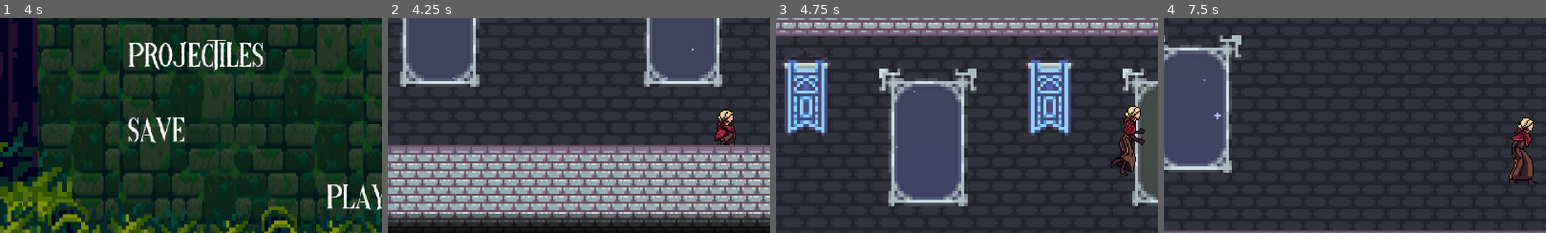
Above: before the commit, frames 1-4 (left to right).
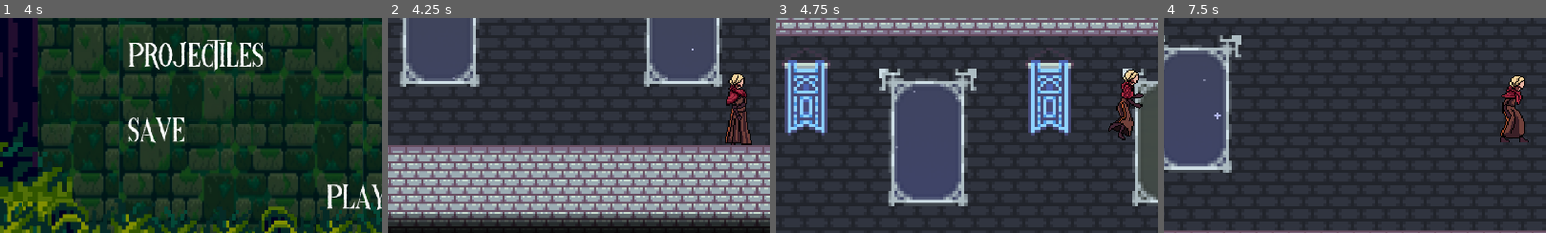
Above: after the commit, the same moments.

Repository: jnbaum/wraithlight
Game: Godot game, scene res://Levels/control.tscn
Same seed, same stepped clock (60 frames per second), same inputs: the game is played once before the commit and once after it.
Inputs:
- Up to frame 1 (4 s): click "Start" at 0.5 s; click "Start" at 1.25 s; click "Next" at 2 s; click "Next" at 2.75 s; click "Play" at 3.5 s
- Up to frame 2 (4.25 s): no input
- Up to frame 3 (4.75 s): hold D (move_right) from 4.28 s (still down); tap E (melee) at 4.35 s; tap Space (jump) at 4.52 s
- Up to frame 4 (7.5 s): tap Q (shoot) at 5.1, 6.6 s; tap Space (jump) at 5.27, 6.77 s; release D (move_right) at 5.78 s; hold A (move_left) 5.78-6.53 s; tap E (melee) at 5.85, 7.35 s; hold D (move_right) from 6.53 s (still down)
The pictures show only the part of the screen within x 5-55%, y 41-91%; the shares and areas given below are measured in that part.

Frame 1 is identical in both runs. In frame 2, 1.8% of the frame differs, in the area x 85-96%, y 25-60%; in frame 3, 2.1%; in frame 4, 2.2%, in the area x 88-98%, y 26-78%.

Commit message:
More cropping, maybe fixed?

Diff:
--- a/Player/player.tscn
+++ b/Player/player.tscn
@@ -1,21 +1,34 @@
-[gd_scene load_steps=54 format=3 uid="uid://bewrr126db1ko"]
+[gd_scene load_steps=52 format=3 uid="uid://bewrr126db1ko"]
 
 [ext_resource type="Script" uid="uid://djrcewambq7md" path="res://Player/player.gd" id="1_a1pft"]
 [ext_resource type="Texture2D" uid="uid://1a2sl4b0feu0" path="res://Player/hero-falling.png" id="2_lfplk"]
-[ext_resource type="Texture2D" uid="uid://b6irtmirwgryq" path="res://Player/Lightning Mage/Idle.png" id="3_fsxe4"]
-[ext_resource type="Texture2D" uid="uid://chuljlc0ud7bo" path="res://Player/Lightning Mage/Jump.png" id="4_en4dp"]
+[ext_resource type="Texture2D" uid="uid://bcseoodgypq3r" path="res://Player/NewMainCharacter/Idle/Idle1.png" id="3_hshwv"]
+[ext_resource type="Texture2D" uid="uid://b4uu8g5qpe4w8" path="res://Player/NewMainCharacter/Idle/Idle2.png" id="4_gpjlu"]
+[ext_resource type="Texture2D" uid="uid://5etwx1yvb0t1" path="res://Player/NewMainCharacter/Idle/Idle3.png" id="5_8mwp6"]
 [ext_resource type="Texture2D" uid="uid://cyxhc81awrk3d" path="res://Player/NewMainCharacter/Run/Run1.png" id="6_lfmf2"]
+[ext_resource type="Texture2D" uid="uid://b3fhc4gdywir1" path="res://Player/NewMainCharacter/Idle/Idle4.png" id="6_qemgg"]
 [ext_resource type="AudioStream" uid="uid://ca0eyo1iyl7mh" path="res://RunningShort.mp3" id="6_s2n5p"]
 [ext_resource type="Texture2D" uid="uid://bieixwiojndfk" path="res://Player/Lightning Mage/Attack_1.png" id="6_utbnx"]
+[ext_resource type="Texture2D" uid="uid://s5vqi1fe3nms" path="res://Player/NewMainCharacter/Idle/Idle5.png" id="7_8viyr"]
 [ext_resource type="Texture2D" uid="uid://bq6xp4xq62dxg" path="res://Player/Lightning Mage/Light_ball.png" id="7_od3ui"]
 [ext_resource type="Texture2D" uid="uid://i8603tv4nyjk" path="res://Player/NewMainCharacter/Run/Run2.png" id="7_pisgm"]
 [ext_resource type="Texture2D" uid="uid://bmtb6lwgpjrqk" path="res://Player/NewMainCharacter/Run/Run3.png" id="8_b1ygp"]
+[ext_resource type="Texture2D" uid="uid://deermle33b3i3" path="res://Player/NewMainCharacter/Idle/Idle6.png" id="8_sm0op"]
+[ext_resource type="Texture2D" uid="uid://behge02rje3m1" path="res://Player/NewMainCharacter/Idle/Idle7.png" id="9_76lrf"]
 [ext_resource type="Texture2D" uid="uid://1mpxlfkn85dc" path="res://Player/NewMainCharacter/Run/Run4.png" id="9_o28un"]
+[ext_resource type="Texture2D" uid="uid://bgwxqk5jt6jyx" path="res://Player/NewMainCharacter/Jump/Jump1.png" id="10_efx54"]
 [ext_resource type="Texture2D" uid="uid://cgjqoyc0ktjrg" path="res://Player/NewMainCharacter/Run/Run5.png" id="10_n471f"]
 [ext_resource type="Texture2D" uid="uid://bbrfwwggru242" path="res://Player/NewMainCharacter/Run/Run6.png" id="11_7emwf"]
+[ext_resource type="Texture2D" uid="uid://baujychek1v68" path="res://Player/NewMainCharacter/Jump/Jump2.png" id="11_755ss"]
+[ext_resource type="Texture2D" uid="uid://pe4gufee43e8" path="res://Player/NewMainCharacter/Jump/Jump3.png" id="12_bbimk"]
 [ext_resource type="Texture2D" uid="uid://b3pymt3toir43" path="res://Player/NewMainCharacter/Run/Run7.png" id="12_hshwv"]
 [ext_resource type="Texture2D" uid="uid://cysrm7j7eota1" path="res://Player/NewMainCharacter/Run/Run8.png" id="13_gpjlu"]
+[ext_resource type="Texture2D" uid="uid://bukhkecm2fybi" path="res://Player/NewMainCharacter/Jump/Jump4.png" id="13_m0h3t"]
 [ext_resource type="Texture2D" uid="uid://ytcyky30lthe" path="res://Player/NewMainCharacter/Run/Run9.png" id="14_8mwp6"]
+[ext_resource type="Texture2D" uid="uid://br818y8klqp7" path="res://Player/NewMainCharacter/Jump/Jump5.png" id="14_i4o1l"]
+[ext_resource type="Texture2D" uid="uid://l5bghyvi0rsx" path="res://Player/NewMainCharacter/Jump/Jump6.png" id="15_j2n6q"]
+[ext_resource type="Texture2D" uid="uid://byw10lhnvhpfo" path="res://Player/NewMainCharacter/Jump/Jump7.png" id="16_c6x0f"]
+[ext_resource type="Texture2D" uid="uid://cgyvd7m77ynj" path="res://Player/NewMainCharacter/Jump/Jump8.png" id="17_jp1hh"]
 
 [sub_resource type="AtlasTexture" id="AtlasTexture_lhcyu"]
 atlas = ExtResource("2_lfplk")
@@ -25,66 +38,6 @@
 atlas = ExtResource("2_lfplk")
 region = Rect2(160, 0, 160, 90)
 
-[sub_resource type="AtlasTexture" id="AtlasTexture_w028e"]
-atlas = ExtResource("3_fsxe4")
-region = Rect2(0, 0, 127, 128)
-
-[sub_resource type="AtlasTexture" id="AtlasTexture_5hhcy"]
-atlas = ExtResource("3_fsxe4")
-region = Rect2(127, 0, 127, 128)
-
-[sub_resource type="AtlasTexture" id="AtlasTexture_xwawo"]
-atlas = ExtResource("3_fsxe4")
-region = Rect2(254, 0, 127, 128)
-
-[sub_resource type="AtlasTexture" id="AtlasTexture_s5jce"]
-atlas = ExtResource("3_fsxe4")
-region = Rect2(381, 0, 127, 128)
-
-[sub_resource type="AtlasTexture" id="AtlasTexture_pg6h3"]
-atlas = ExtResource("3_fsxe4")
-region = Rect2(508, 0, 127, 128)
-
-[sub_resource type="AtlasTexture" id="AtlasTexture_evmi3"]
-atlas = ExtResource("3_fsxe4")
-region = Rect2(635, 0, 127, 128)
-
-[sub_resource type="AtlasTexture" id="AtlasTexture_a5yaj"]
-atlas = ExtResource("3_fsxe4")
-region = Rect2(762, 0, 127, 128)
-
-[sub_resource type="AtlasTexture" id="AtlasTexture_75q3i"]
-atlas = ExtResource("4_en4dp")
-region = Rect2(0, 0, 128, 128)
-
-[sub_resource type="AtlasTexture" id="AtlasTexture_3sxk6"]
-atlas = ExtResource("4_en4dp")
-region = Rect2(128, 0, 128, 128)
-
-[sub_resource type="AtlasTexture" id="AtlasTexture_q3d1s"]
-atlas = ExtResource("4_en4dp")
-region = Rect2(256, 0, 128, 128)
-
-[sub_resource type="AtlasTexture" id="AtlasTexture_5gp7b"]
-atlas = ExtResource("4_en4dp")
-region = Rect2(384, 0, 128, 128)
-
-[sub_resource type="AtlasTexture" id="AtlasTexture_kj53m"]
-atlas = ExtResource("4_en4dp")
-region = Rect2(512, 0, 128, 128)
-
-[sub_resource type="AtlasTexture" id="AtlasTexture_s7xh0"]
-atlas = ExtResource("4_en4dp")
-region = Rect2(640, 0, 128, 128)
-
-[sub_resource type="AtlasTexture" id="AtlasTexture_7d1io"]
-atlas = ExtResource("4_en4dp")
-region = Rect2(768, 0, 128, 128)
-
-[sub_resource type="AtlasTexture" id="AtlasTexture_uh62q"]
-atlas = ExtResource("4_en4dp")
-region = Rect2(896, 0, 128, 128)
-
 [sub_resource type="AtlasTexture" id="AtlasTexture_00tjw"]
 atlas = ExtResource("6_utbnx")
 region = Rect2(0, 0, 128, 128)
@@ -168,25 +121,25 @@
 }, {
 "frames": [{
 "duration": 1.0,
-"texture": SubResource("AtlasTexture_w028e")
-}, {
-"duration": 1.0,
-"texture": SubResource("AtlasTexture_5hhcy")
-}, {
-"duration": 1.0,
-"texture": SubResource("AtlasTexture_xwawo")
-}, {
-"duration": 1.0,
-"texture": SubResource("AtlasTexture_s5jce")
-}, {
-"duration": 1.0,
-"texture": SubResource("AtlasTexture_pg6h3")
-}, {
-"duration": 1.0,
-"texture": SubResource("AtlasTexture_evmi3")
-}, {
-"duration": 1.0,
-"texture": SubResource("AtlasTexture_a5yaj")
+"texture": ExtResource("3_hshwv")
+}, {
+"duration": 1.0,
+"texture": ExtResource("4_gpjlu")
+}, {
+"duration": 1.0,
+"texture": ExtResource("5_8mwp6")
+}, {
+"duration": 1.0,
+"texture": ExtResource("6_qemgg")
+}, {
+"duration": 1.0,
+"texture": ExtResource("7_8viyr")
+}, {
+"duration": 1.0,
+"texture": ExtResource("8_sm0op")
+}, {
+"duration": 1.0,
+"texture": ExtResource("9_76lrf")
 }],
 "loop": true,
 "name": &"Idle",
@@ -194,28 +147,28 @@
 }, {
 "frames": [{
 "duration": 1.0,
-"texture": SubResource("AtlasTexture_75q3i")
-}, {
-"duration": 1.0,
-"texture": SubResource("AtlasTexture_3sxk6")
-}, {
-"duration": 1.0,
-"texture": SubResource("AtlasTexture_q3d1s")
-}, {
-"duration": 1.0,
-"texture": SubResource("AtlasTexture_5gp7b")
-}, {
-"duration": 1.0,
-"texture": SubResource("AtlasTexture_kj53m")
-}, {
-"duration": 1.0,
-"texture": SubResource("AtlasTexture_s7xh0")
-}, {
-"duration": 1.0,
-"texture": SubResource("AtlasTexture_7d1io")
-}, {
-"duration": 1.0,
-"texture": SubResource("AtlasTexture_uh62q")
+"texture": ExtResource("10_efx54")
+}, {
+"duration": 1.0,
+"texture": ExtResource("11_755ss")
+}, {
+"duration": 1.0,
+"texture": ExtResource("12_bbimk")
+}, {
+"duration": 1.0,
+"texture": ExtResource("13_m0h3t")
+}, {
+"duration": 1.0,
+"texture": ExtResource("14_i4o1l")
+}, {
+"duration": 1.0,
+"texture": ExtResource("15_j2n6q")
+}, {
+"duration": 1.0,
+"texture": ExtResource("16_c6x0f")
+}, {
+"duration": 1.0,
+"texture": ExtResource("17_jp1hh")
 }],
 "loop": true,
 "name": &"Jump",
@@ -341,7 +294,6 @@
 [node name="AnimatedSprite2D" type="AnimatedSprite2D" parent="."]
 position = Vector2(6, -35)
 sprite_frames = SubResource("SpriteFrames_lvyff")
-animation = &"Run"
 
 [node name="CollisionShape2D" type="CollisionShape2D" parent="."]
 position = Vector2(2, -36)
Binary file added: Player/NewMainCharacter/Idle/Idle1.png
Not shown, added: Player/NewMainCharacter/Idle/Idle1.png.import
Binary file added: Player/NewMainCharacter/Idle/Idle2.png
Not shown, added: Player/NewMainCharacter/Idle/Idle2.png.import
Binary file added: Player/NewMainCharacter/Idle/Idle3.png
Not shown, added: Player/NewMainCharacter/Idle/Idle3.png.import
Binary file added: Player/NewMainCharacter/Idle/Idle4.png
Not shown, added: Player/NewMainCharacter/Idle/Idle4.png.import
Binary file added: Player/NewMainCharacter/Idle/Idle5.png
Not shown, added: Player/NewMainCharacter/Idle/Idle5.png.import
Binary file added: Player/NewMainCharacter/Idle/Idle6.png
Not shown, added: Player/NewMainCharacter/Idle/Idle6.png.import
(and 18 more such lines)
